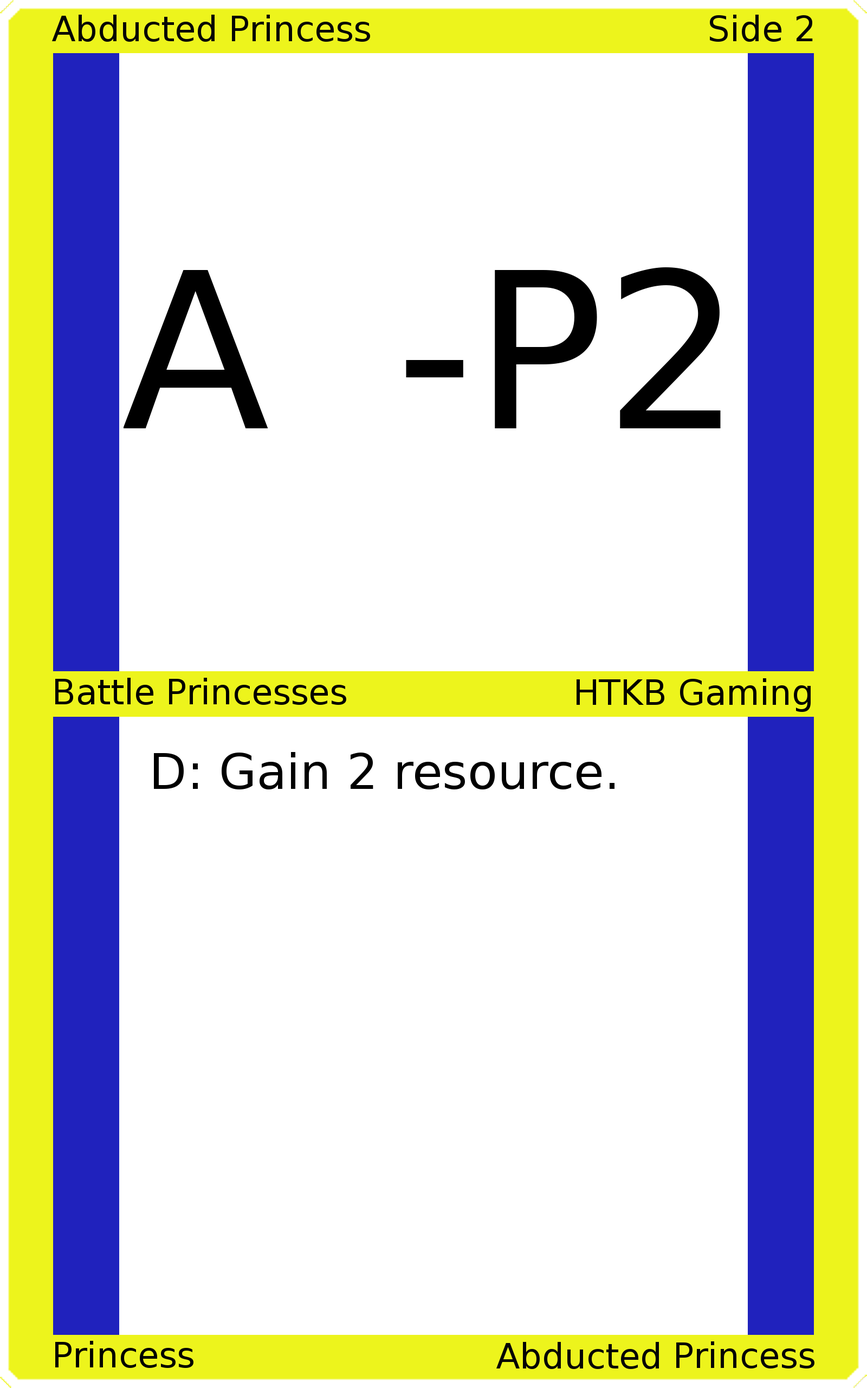
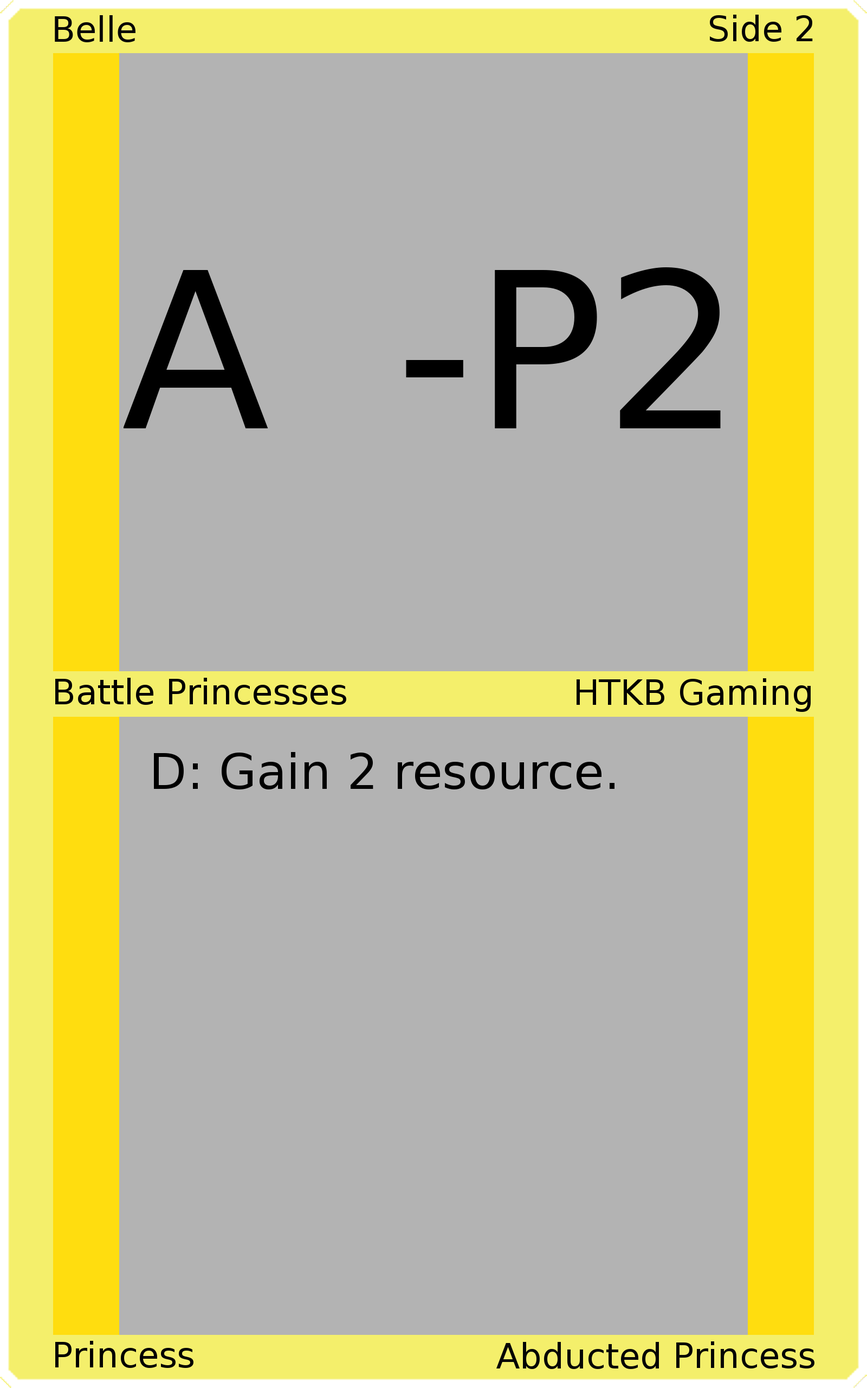
The second 867 × 1388 image is a revision of the first. Changes to its layers:
painted on "Upper Left" over (52, 14, 371, 43)
painted on "Border" over (0, 0, 867, 1388)
painted on "Top Background" over (119, 52, 748, 673)
painted on "Bottom Background" over (119, 715, 748, 1336)
painted on "Background" over (35, 35, 832, 1352)
